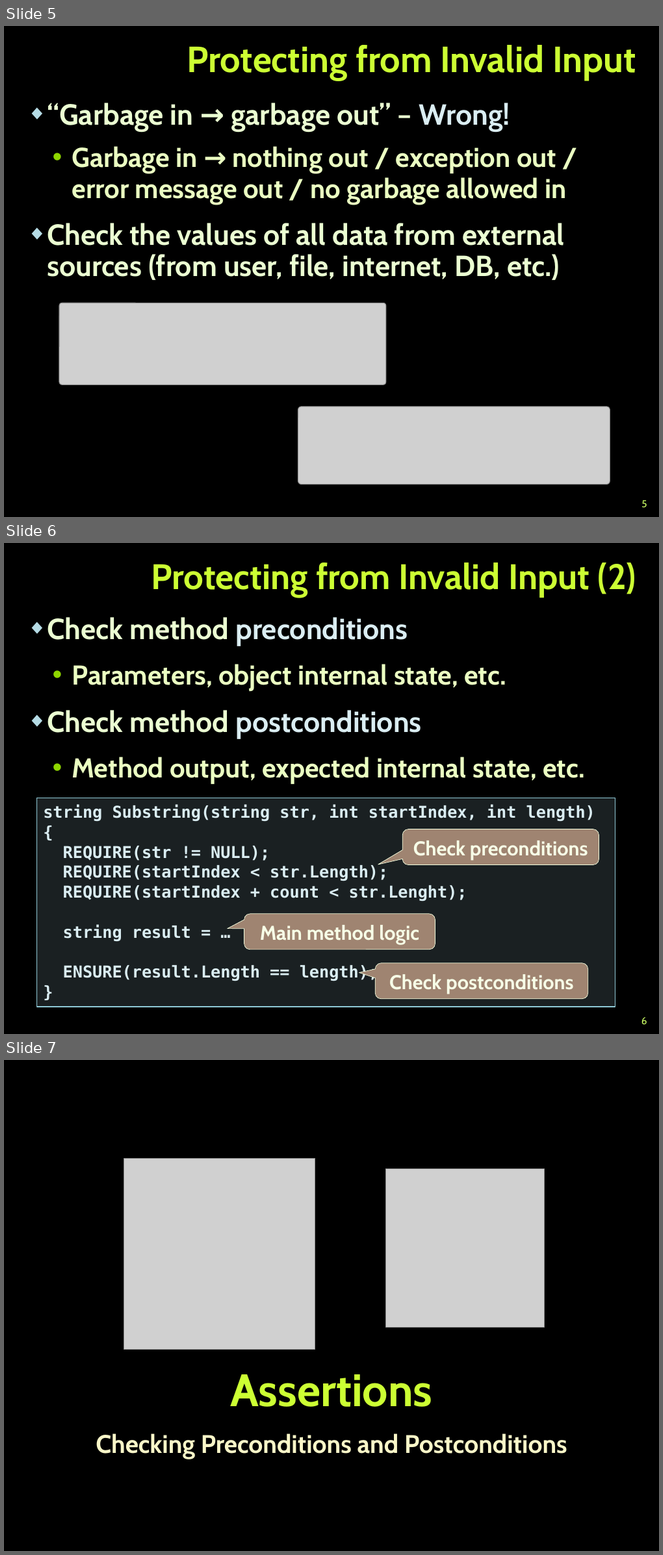
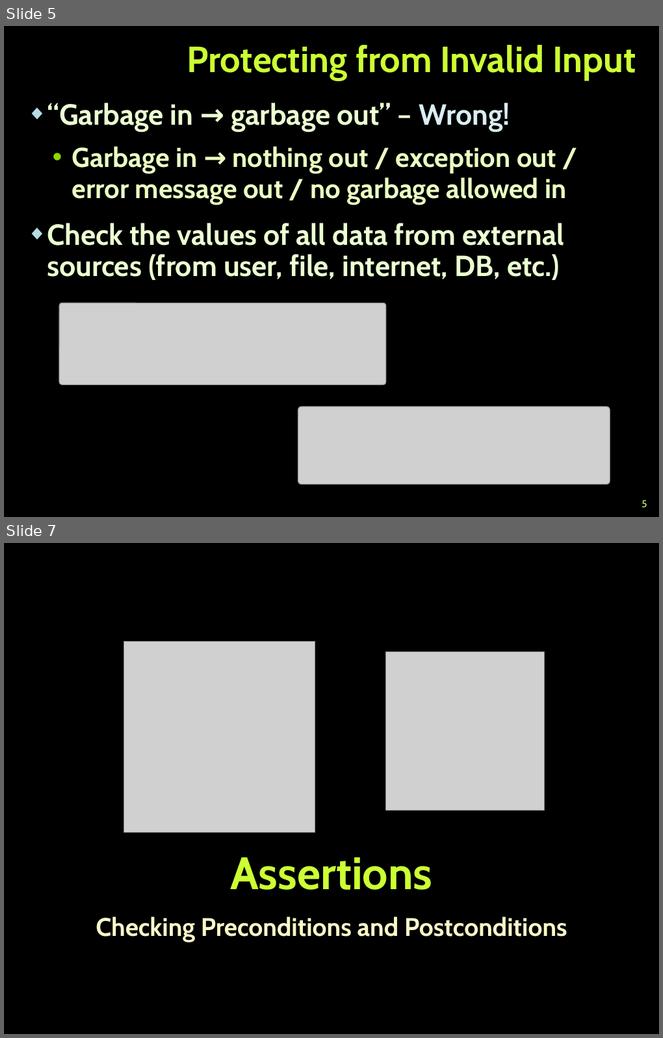
Before and after one commit to martin-nikolov/Telerik-Academy, a slide deck: Programming with C#/4. C# High-Quality Code/08. Defensive Programming, Assertions and Exceptions/Defensive Programming and Exceptions.pptx. Shown one above the other, each under a label of ours: slides 5, 6 and 7 before the commit, slides 5 and 7 after it; the slides between them are not shown. The pictures are 663x1555 and 663x1038 pixels, drawn with LibreOffice and Linux fonts; fonts in the diff are those of the drawing; grey boxes stand for pictures; background and template pictures are left out. Boxes give left, top, right and bottom in pixels: in the first picture for what was removed or moved away, otherwise in the second. Text is boxed around its words. In the diff, an @@ line names an element or a change of style, - is before the commit and + after.

```diff
--- a/Programming with C#/4. C# High-Quality Code/08. Defensive Programming, Assertions and Exceptions/Defensive Programming and Exceptions.pptx
+++ b/Programming with C#/4. C# High-Quality Code/08. Defensive Programming, Assertions and Exceptions/Defensive Programming and Exceptions.pptx
@@ slide 6 removed at [4,543,659,1034], background picture (left out) @@
@@ title removed at [151,563,636,597] @@
-Protecting from Invalid Input (2)
@@ text removed at [47,617,585,784] @@
-◆ Check method preconditions
-  • Parameters, object internal state, etc.
-◆ Check method postconditions
-  • Method output, expected internal state, etc.
@@ rectangle removed at [36,798,615,1008] @@
-string Substring(string str, int startIndex, int length)
-{
-REQUIRE(str != NULL);
-REQUIRE(startIndex < str.Length);
-REQUIRE(startIndex + count < str.Lenght);
-string result = …
-ENSURE(result.Length == length);
-}
@@ rounded speech box removed at [402,829,599,865] @@
-Check preconditions
@@ rounded speech box removed at [244,914,436,950] @@
-Main method logic
@@ rounded speech box removed at [376,964,588,1000] @@
-Check postconditions
@@ page number removed at [642,1017,648,1025] @@
-6
```
Also in this commit, not shown: 3 slides changed, 1 slide added, 9 other files.
